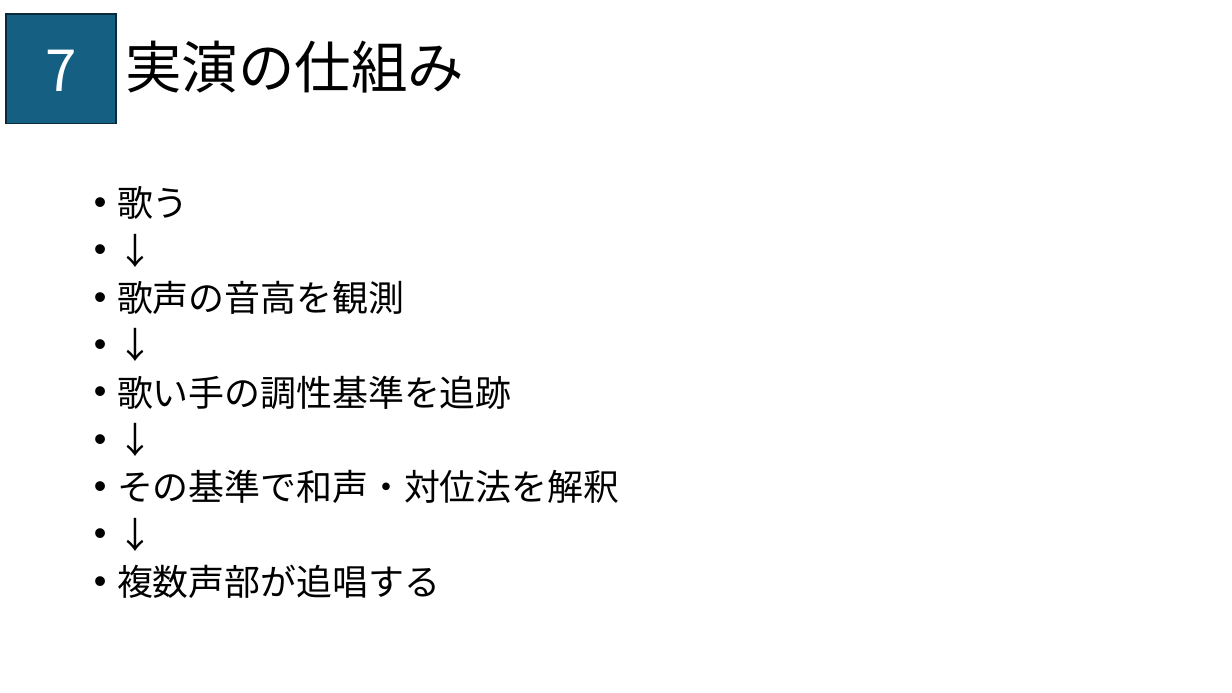
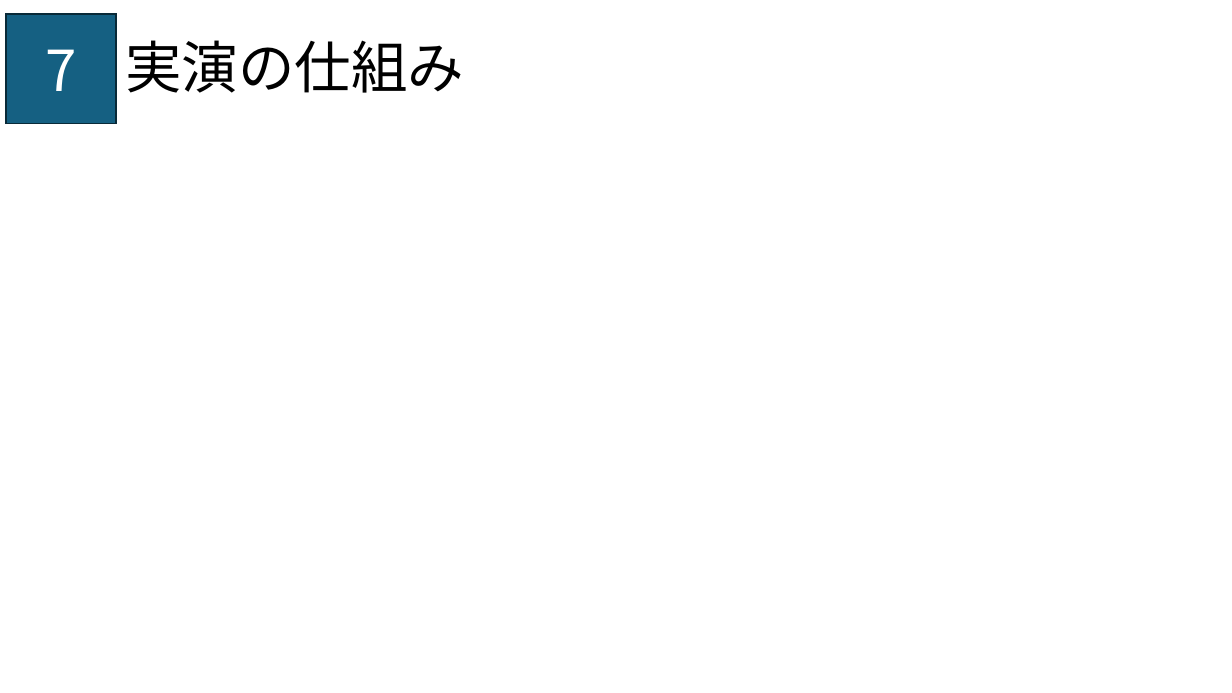
Before and after one commit to muse-studio/dynamic-tonal-perspective, a slide deck: slide 7 of mus147-DTP-hashida.pptx. Drawn at 1232x693 pixels with LibreOffice and Linux fonts; fonts in the diff are those of the drawing; background and template pictures are left out. Boxes give left, top, right and bottom in pixels: in the first picture for what was removed or moved away, otherwise in the second. Text is boxed around its words. In the diff, an @@ line names an element or a change of style, - is before the commit and + after.

```diff
--- a/mus147-DTP-hashida.pptx
+++ b/mus147-DTP-hashida.pptx
@@ text removed at (x1=117, y1=186, x2=619, y2=598) @@
-• 歌う
-• ↓
-• 歌声の音高を観測
-• ↓
-• 歌い手の調性基準を追跡
-• ↓
-• その基準で和声・対位法を解釈
-• ↓
-• 複数声部が追唱する
```
Also in this commit, not shown: 2 other slides changed, 5 other files.
